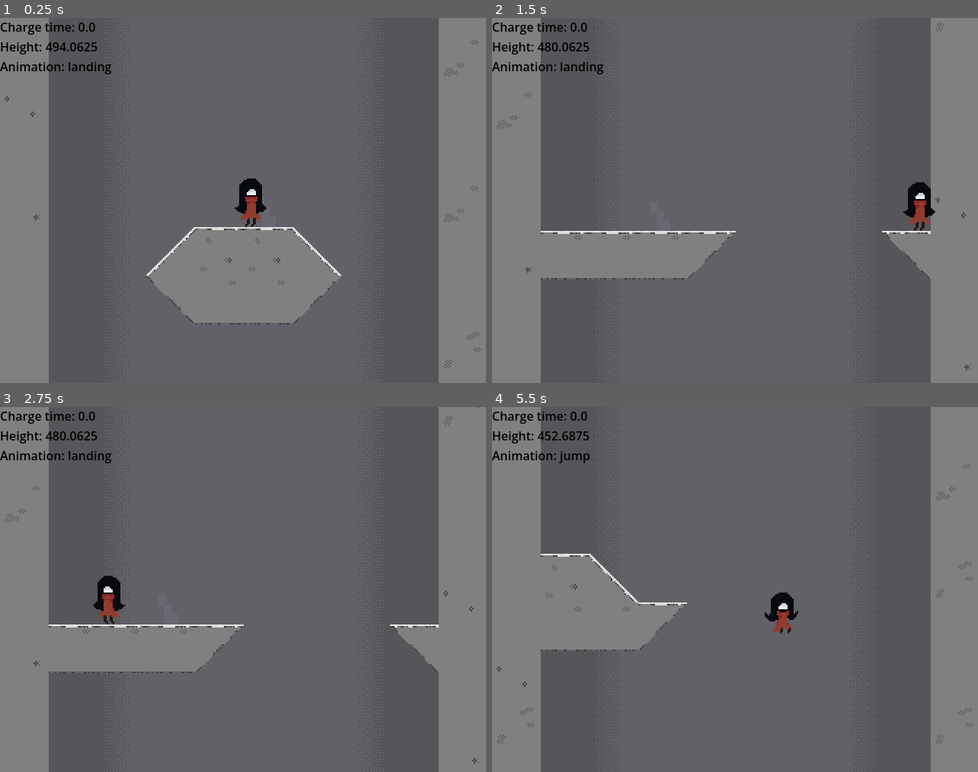
Above: before the commit, frames 1-4 (two rows, left to right).
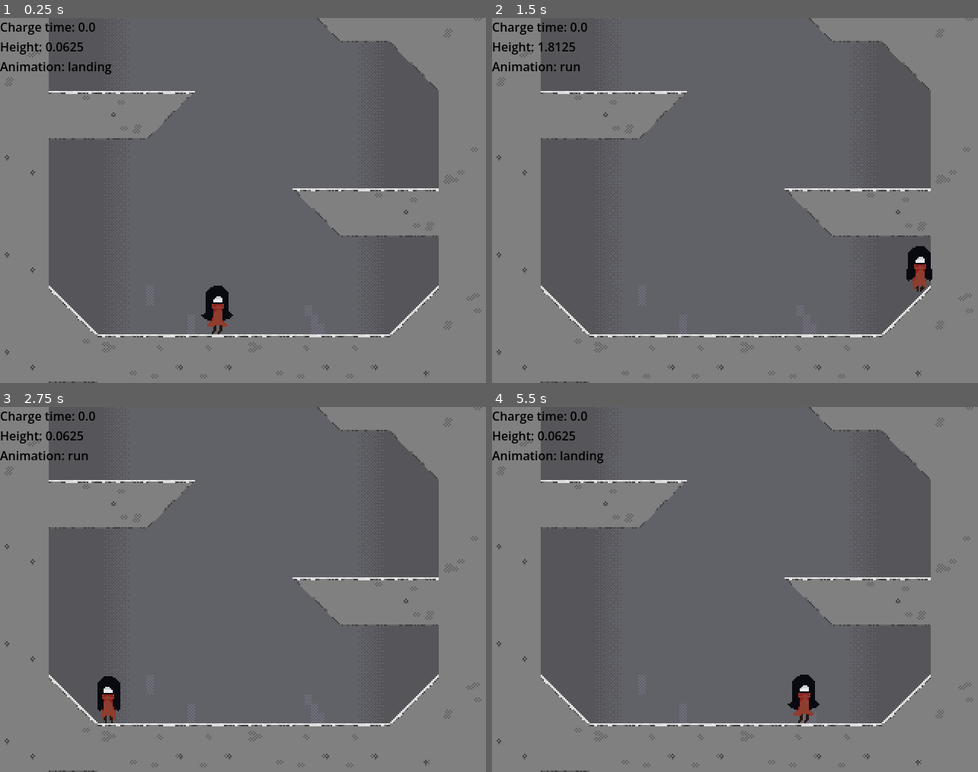
Above: after the commit, the same moments.

Repository: chukchageroj/gamejam
Game: Godot game, scene res://scenes/level_1.tscn
Same seed, same stepped clock (60 frames per second), same inputs: the game is played once before the commit and once after it.
Inputs:
- Up to frame 1 (0.25 s): no input
- Up to frame 2 (1.5 s): hold D (right) from 0.53 s (still down); tap E (interact) at 0.6, 1.35 s; tap Space (jump) at 0.77 s
- Up to frame 3 (2.75 s): tap Space (jump) at 1.52 s; release D (right) at 2.03 s; hold A (left) from 2.03 s (still down); tap E (interact) at 2.1 s
- Up to frame 4 (5.5 s): release A (left) at 2.78 s; hold D (right) 2.78-4.28 s; tap E (interact) every 0.75 s from 2.85 to 5.1 s; tap Space (jump) at 3.02, 3.77, 4.52 s; hold A (left) 4.28-5.03 s; hold D (right) from 5.03 s (still down)

The runs differ from the first frame. In frame 1, 29% of the frame differs, in the area x 0-100%, y 0-100%; in frame 2, 26%; in frame 3, 27%; in frame 4, 27%.

Commit message:
Update level_1.tscn

Diff:
--- a/scenes/level_1.tscn
+++ b/scenes/level_1.tscn
@@ -229,7 +229,7 @@
 texture = ExtResource("4_4nkto")
 
 [node name="Player" parent="." unique_id=1064505858 instance=ExtResource("1_014kd")]
-position = Vector2(165, -7962)
+position = Vector2(143, -52)
 speed = 300.0
 metadata/_edit_group_ = true
 
